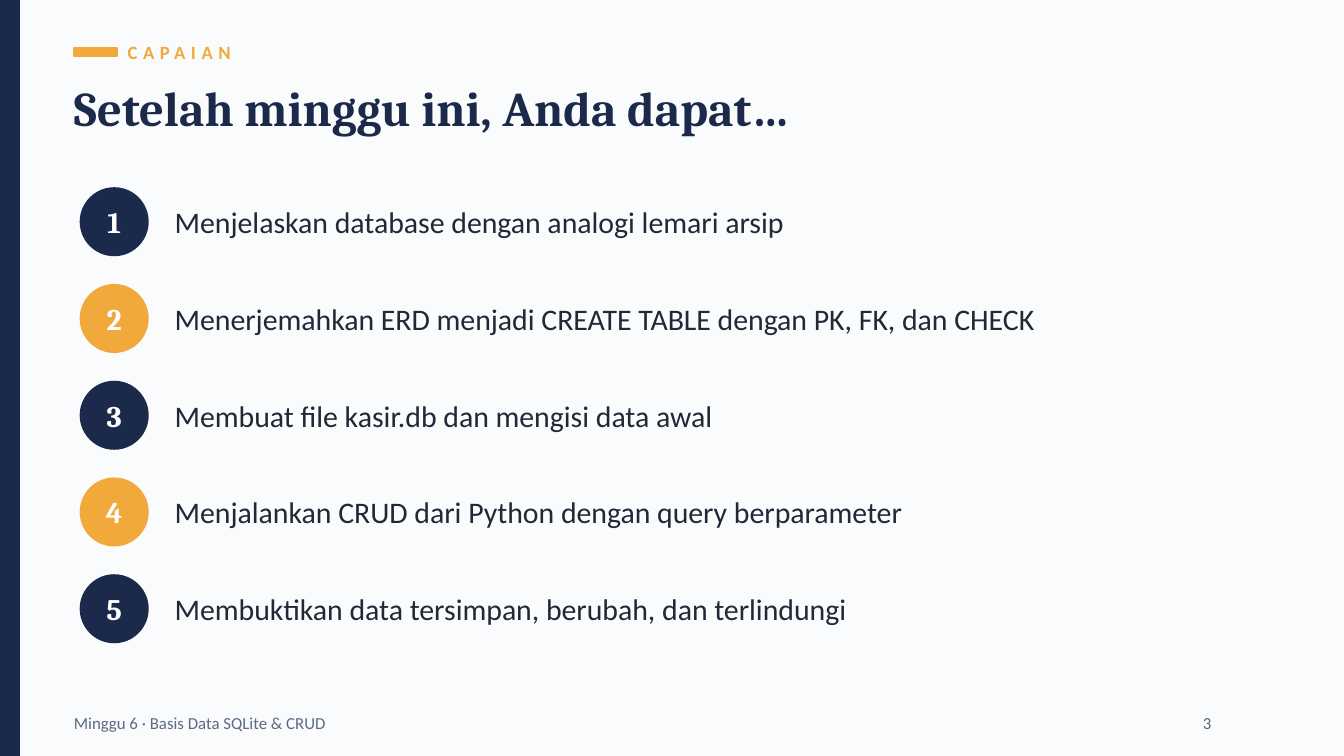
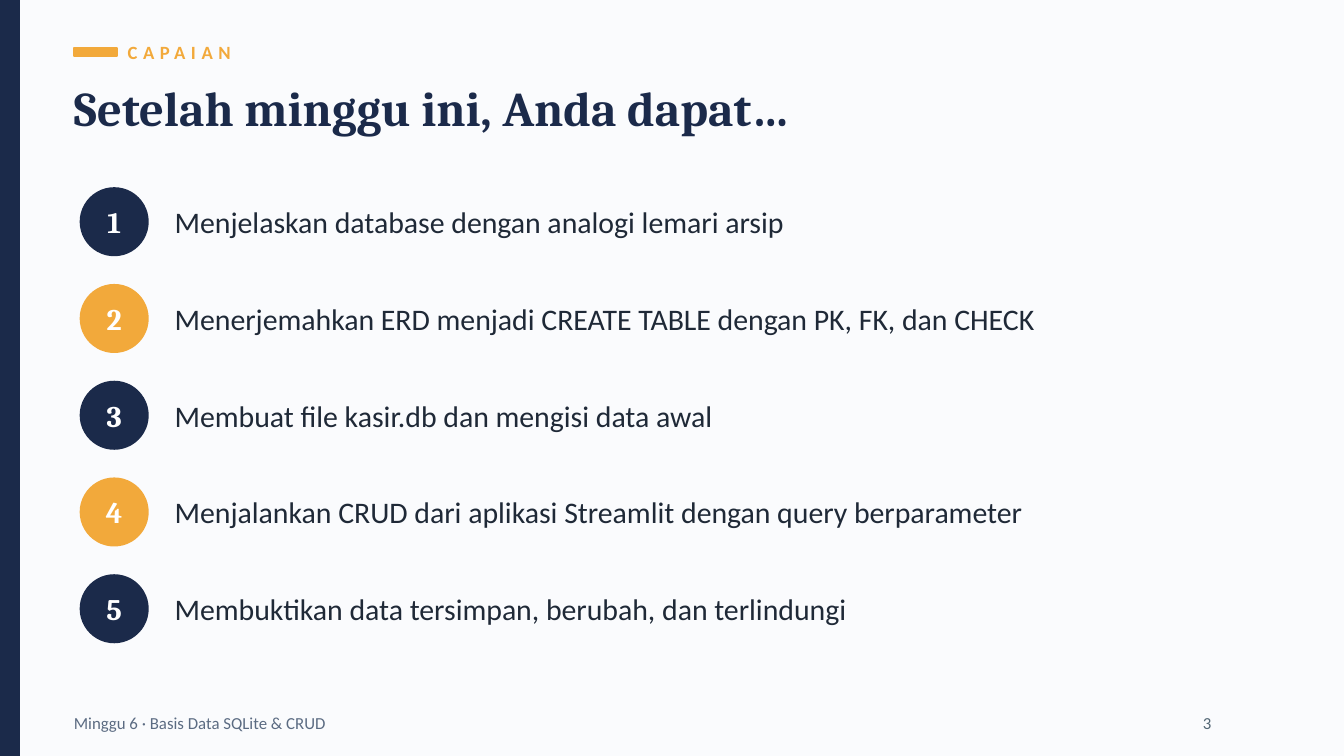
Before and after one commit to iggbudi/Pemrograman-Bisnis-dan-Perancangan-Sistem-Administrasi, a slide deck: slide 3 of Minggu ke-6/minggu-06-slide-basis-data-sqlite-crud.pptx. Drawn at 1344x756 pixels with LibreOffice and Linux fonts; fonts in the diff are those of the drawing. Boxes give left, top, right and bottom in pixels: in the first picture for what was removed or moved away, otherwise in the second. Text is boxed around its words. In the diff, an @@ line names an element or a change of style, - is before the commit and + after.

```diff
--- a/Minggu ke-6/minggu-06-slide-basis-data-sqlite-crud.pptx
+++ b/Minggu ke-6/minggu-06-slide-basis-data-sqlite-crud.pptx
@@ text at <box>175,502,1022,528</box>: text changed @@
-Menjalankan CRUD dari Python dengan query berparameter
+Menjalankan CRUD dari aplikasi Streamlit dengan query berparameter
```
Also in this commit, not shown: 10 other slides changed, 1 slide added, 10 other files.
